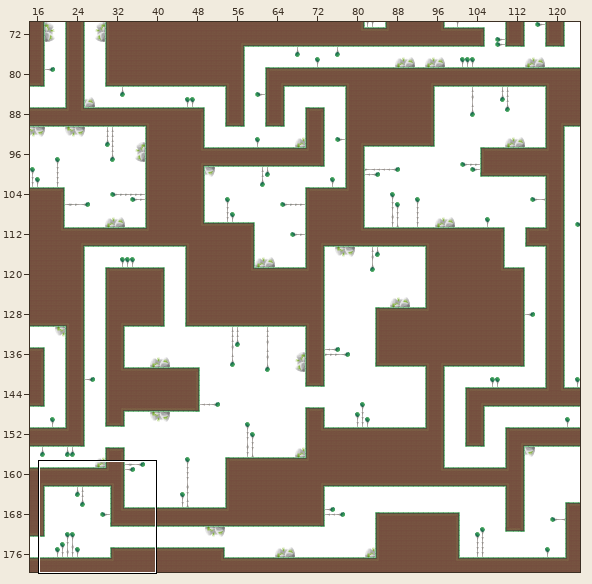
Tiled map (JSON): src/assets/map/map.json. Above, an overview of the earlier version with the close-up marked.
Close-up. Before:
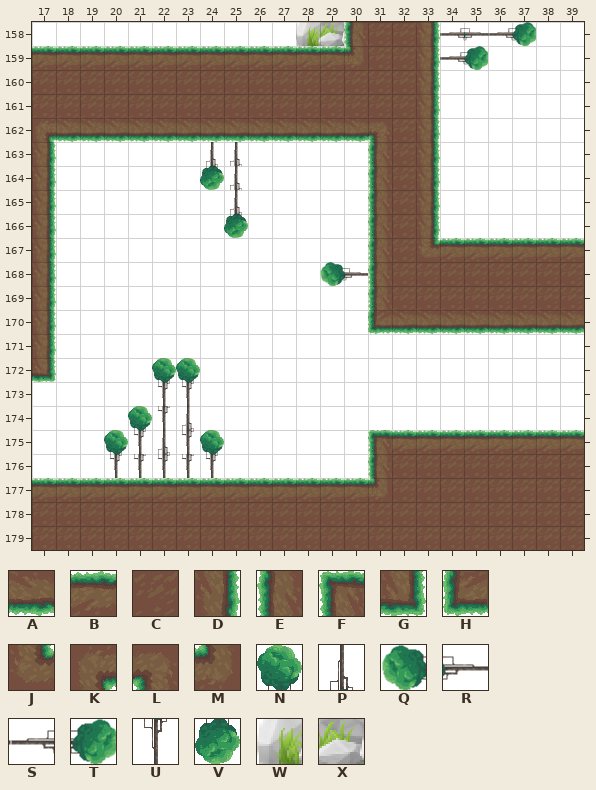
Cells are 45x45 px. Shown: x 17..39, y 158..179. The commit also changed other parts of the map, which this record leaves out.
Key: from "tileset": A 0, B 1, C 2, D 3, E 4, F 5, G 7, H 8, J 9, K 10, L 11, M 12, N 13, P 14, Q 27, R 28, S 29, T 30, U 32, V 33, W 38, X 39.
_ is an empty cell.
Layer "Layer 1" before, first column x 17:
158 ___________WXECCDSRST__
159 BBBBBBBBBBBBBMCCDST____
160 CCCCCCCCCCCCCCCCD______
161 CCCCCCCCCCCCCCCCD______
162 KAAAAAAAAAAAAALCD______
163 D______PP_____ECD______
164 D______VP_____ECD______
165 D_______P_____ECD______
166 D_______V_____ECD______
167 D_____________ECJBBBBBB
168 D___________QRECCCCCCCC
169 D_____________ECCCCCCCC
170 D_____________HAAAAAAAA
171 D______________________
172 G____NN________________
173 _____UU________________
174 ____NUP________________
175 ___NUPUN______FBBBBBBBB
176 ___UUUUU______ECCCCCCCC
177 BBBBBBBBBBBBBBMCCCCCCCC
178 CCCCCCCCCCCCCCCCCCCCCCC
179 CCCCCCCCCCCCCCCCCCCCCCC
Once edited:
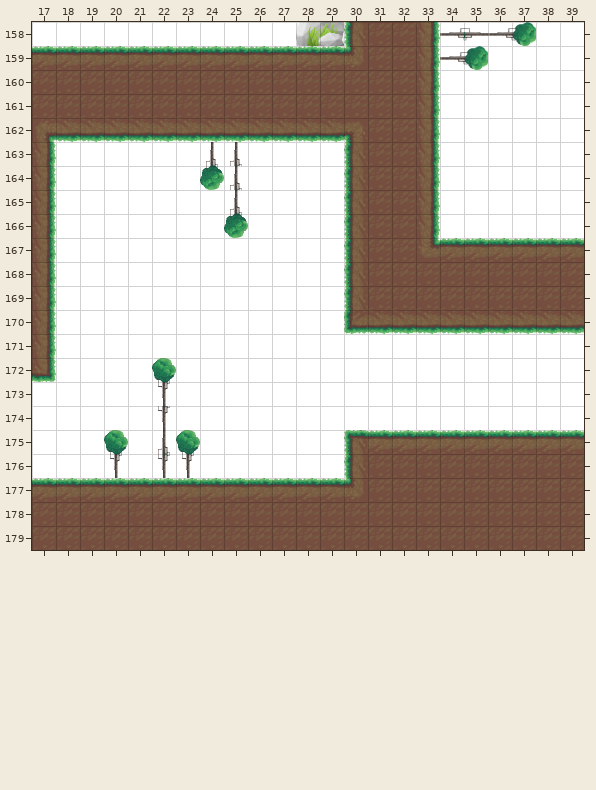
Change:
Layer "Layer 1":
Tile A replaces tile H in row 170 at x 31.
Tile B replaces tile F in row 175 at x 31.
Tile C replaces tile E in rows 163 to 169 at x 31; in row 176 at x 31.
Tile C replaces tile L in row 162 at x 31.
Tile C replaces tile M in row 177 at x 31.
Tile E replaces tile R in row 168 at x 30.
Tile E is added in rows 163 to 167 at x 30; in row 169 at x 30; in row 176 at x 30.
Tile F is added in row 175 at x 30.
Tile H is added in row 170 at x 30.
Tile L replaces tile A in row 162 at x 30.
Tile M replaces tile B in row 177 at x 30.
Tile N replaces tile U in row 175 at x 23.
Tile N is removed in row 172 at x 23; in row 174 at x 21; in row 175 at x 24.
Tile P is removed in row 174 at x 23.
Tile Q is removed in row 168 at x 29.
Tile U is removed in row 173 at x 23; in row 175 at x 21; in row 176 at x 21 and 24.
Boxes around the changes in both close-ups, in picture pixels (x1, y1, x2, y2):
changed: (320, 118, 392, 334)
changed: (176, 358, 224, 478)
removed: (128, 406, 152, 478)
changed: (344, 430, 392, 502)
